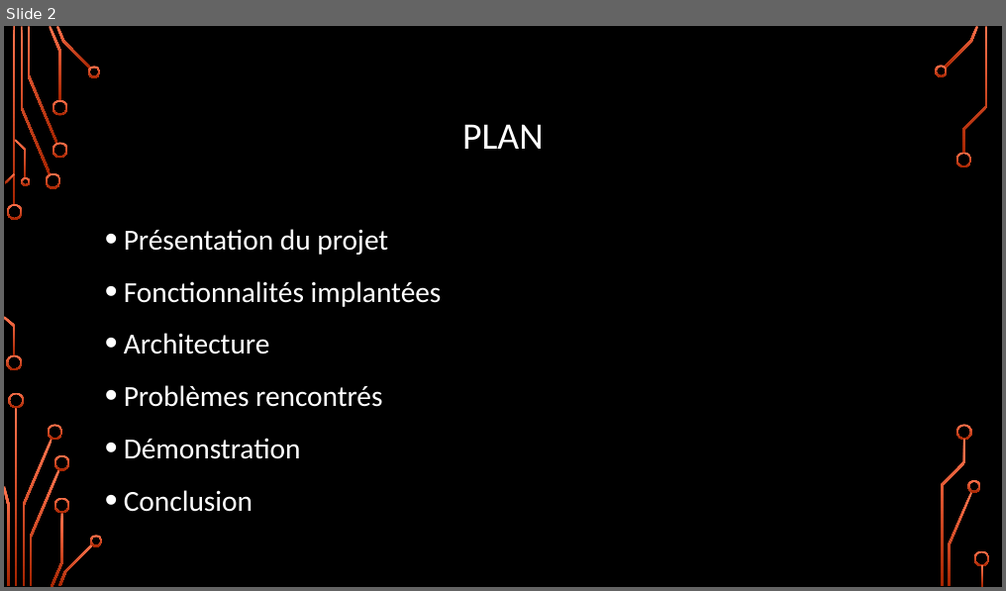
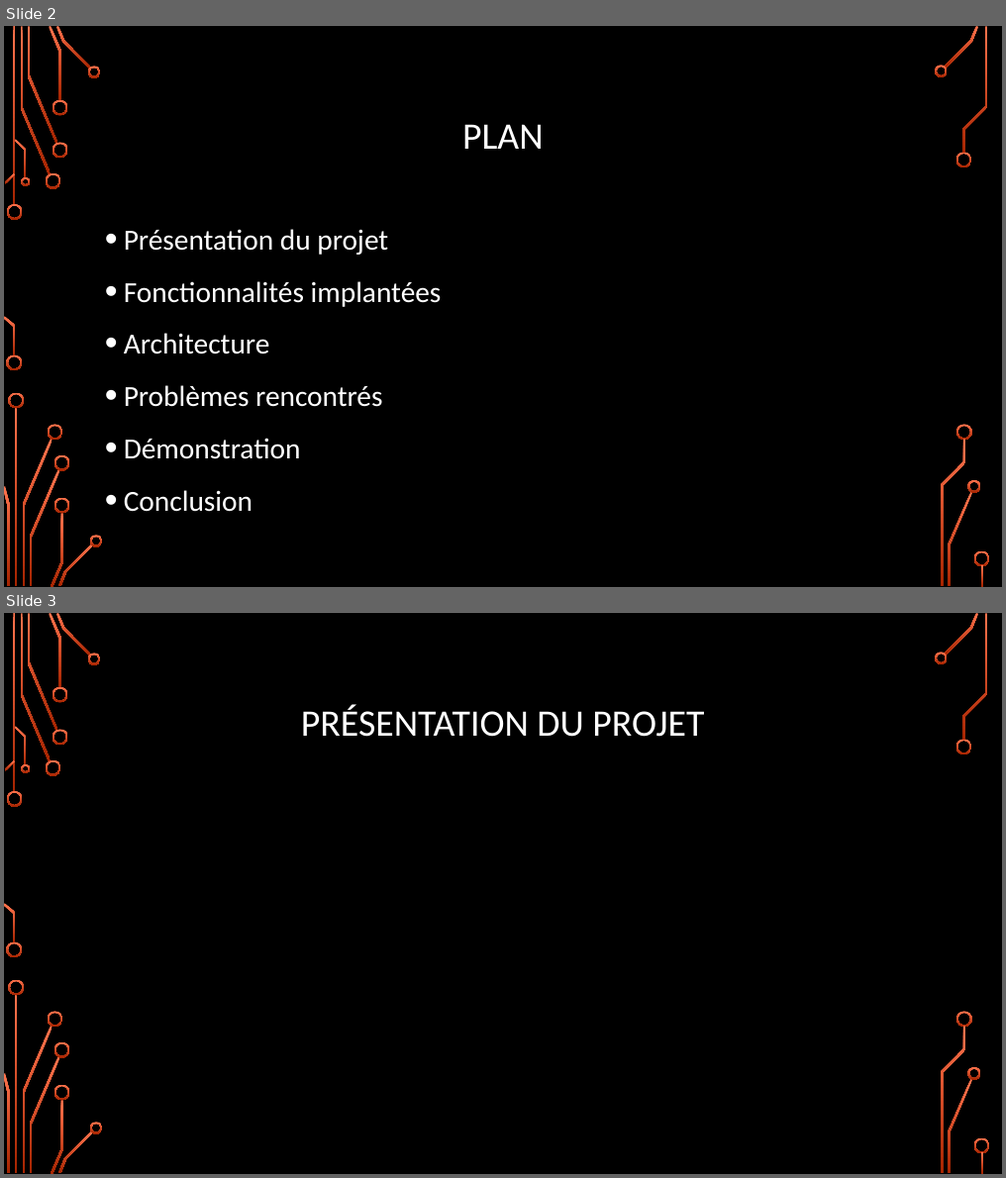
Before and after one commit to zipang29/gopiwan, a slide deck: Documents/diaporama_soutenance.pptx. Shown one above the other, each under a label of ours: slide 2 before the commit, slides 2 and 3 after it. The pictures are 1006x591 and 1006x1178 pixels, drawn with LibreOffice and Linux fonts; fonts in the diff are those of the drawing; background and template pictures are left out. Boxes give left, top, right and bottom in pixels: in the first picture for what was removed or moved away, otherwise in the second. Text is boxed around its words. In the diff, an @@ line names an element or a change of style, - is before the commit and + after.

```diff
--- a/Documents/diaporama_soutenance.pptx
+++ b/Documents/diaporama_soutenance.pptx
@@ slide 3 added at (4, 613, 1002, 1174), background picture (left out); not listed: 36 template elements that a slide beside it also shows @@
@@ title added at (301, 704, 704, 737), 36 pt, text #FFFFFF @@
+PRÉSENTATION DU PROJET
```
Also in this commit, not shown: 5 other slides added, 6 slides removed.
